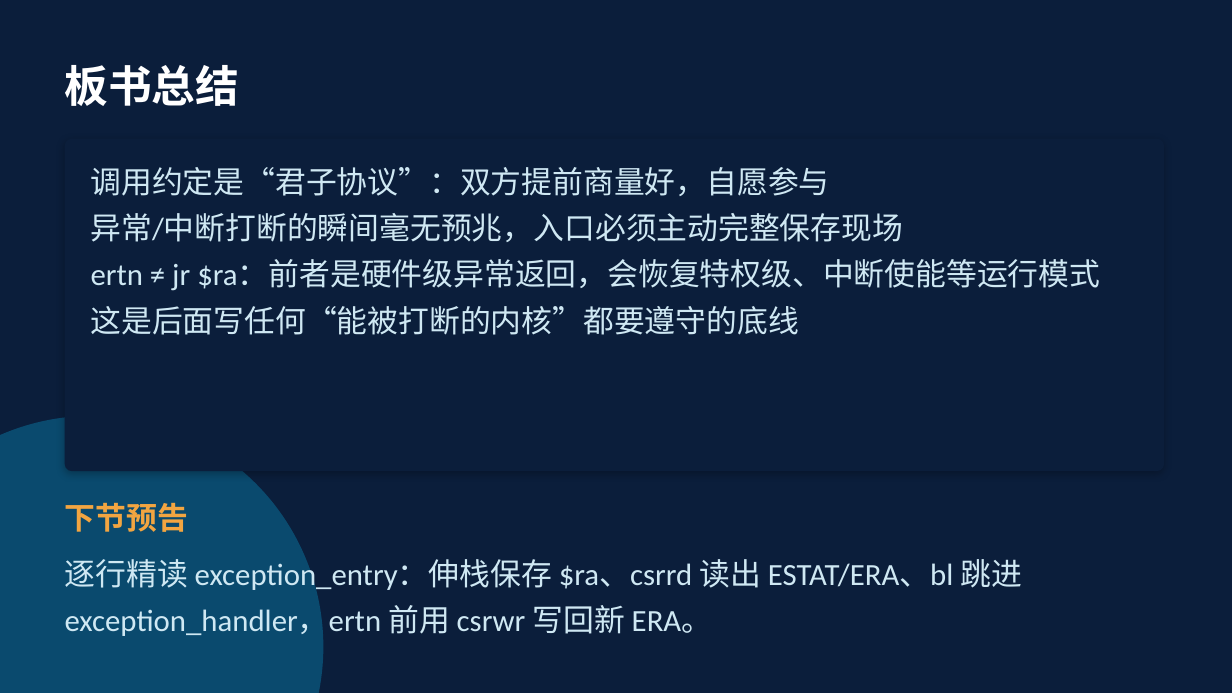
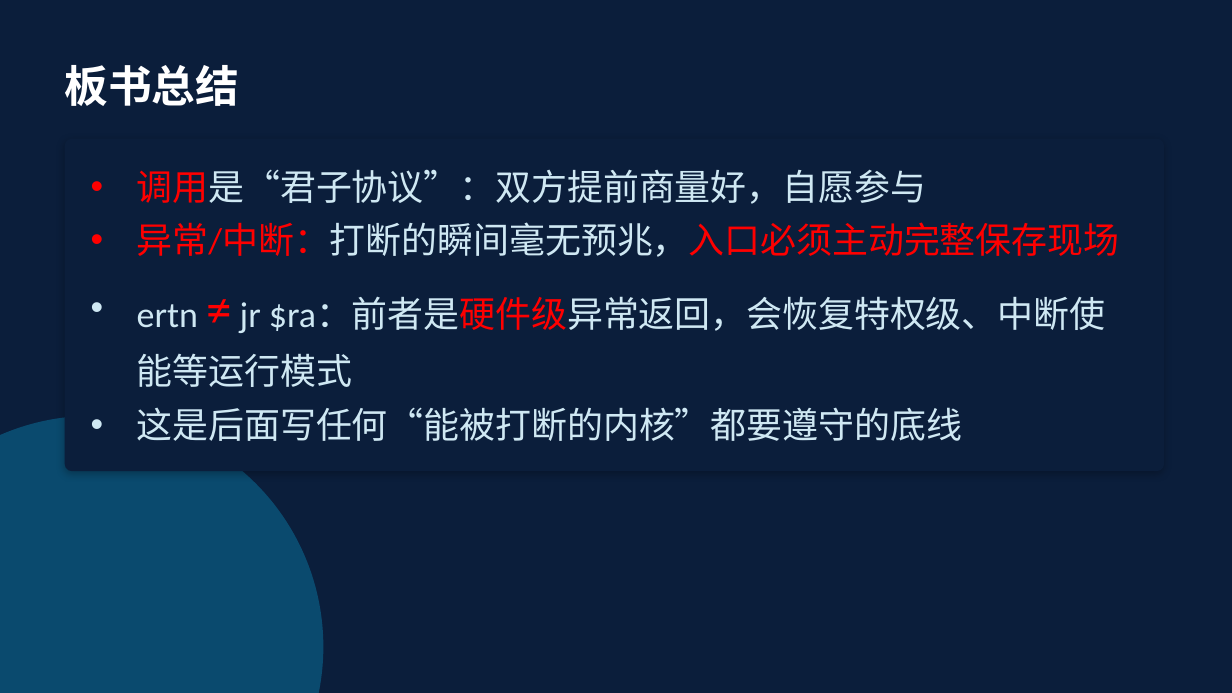
Before and after one commit to cxi218447-byte/miniOS, a slide deck: slide 6 of docs/09/week09_异常与中断_第1-2部分.pptx (slide 8 before the commit). Drawn at 1232x693 pixels with LibreOffice and Linux fonts; fonts in the diff are those of the drawing. Boxes give left, top, right and bottom in pixels: in the first picture for what was removed or moved away, otherwise in the second. Text is boxed around its words. In the diff, an @@ line names an element or a change of style, - is before the commit and + after.

```diff
--- a/docs/09/week09_异常与中断_第1-2部分.pptx
+++ b/docs/09/week09_异常与中断_第1-2部分.pptx
@@ text at (137, 169, 1120, 257): text changed; size 24 to 28 pt @@
-调用约定是“君子协议”：双方提前商量好，自愿参与
-异常/中断打断的瞬间毫无预兆，入口必须主动完整保存现场
+• 调用是“君子协议”：双方提前商量好，自愿参与
+• 异常/中断：打断的瞬间毫无预兆，入口必须主动完整保存现场
@@ text at (137, 298, 1106, 441): size 24 to 28 pt in "ertn jr $ra：前者是硬件级异常返回，会恢复特权级、中断使能等运行模式", "这是后面写任何“能被打断的内核”都要遵守的底线"; size 24 to 40 pt in "≠"; text colour #CFE8F3 to #FF0000 in "≠ $ra：前者是硬件级异常返回，会恢复特权级、中断使能等运行模式"; bullet none to • @@
@@ text removed at (65, 502, 188, 532) @@
-下节预告
@@ text removed at (65, 559, 1022, 639) @@
-逐行精读 exception_entry：伸栈保存 $ra、csrrd 读出 ESTAT/ERA、bl 跳进 exception_handler，ertn 前用 csrwr 写回新 ERA。
```
Also in this commit, not shown: 1 other slide changed, 2 slides removed, 3 other files.
